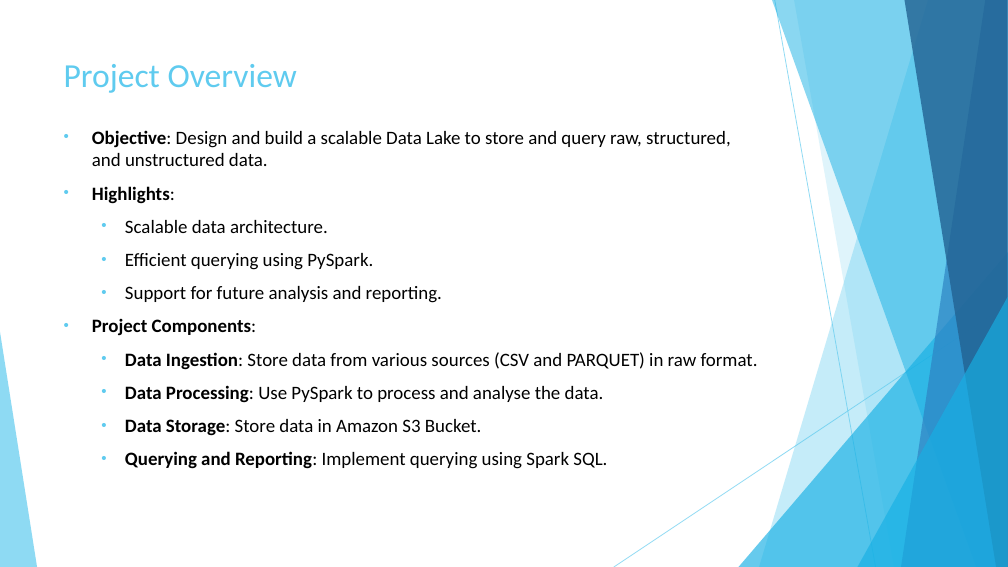
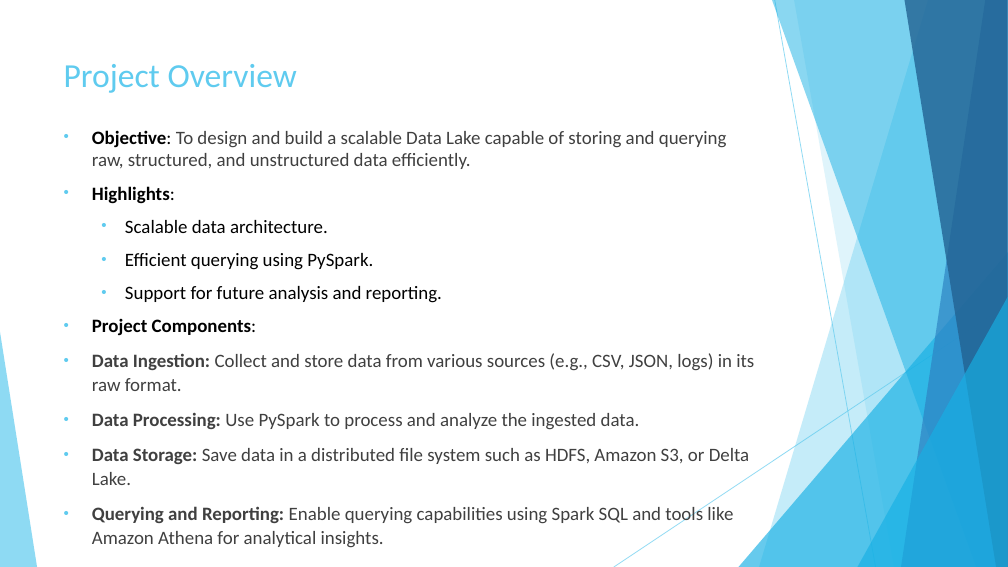
Before and after one commit to rdinesh808/Data_Lake_Construction_and_Querying_With_PySpark, a slide deck: slide 2 of Data_Lake_Construction_and_Querying_With_PySpark.pptx. Drawn at 1008x567 pixels with LibreOffice and Linux fonts; fonts in the diff are those of the drawing. Boxes give left, top, right and bottom in pixels: in the first picture for what was removed or moved away, otherwise in the second. Text is boxed around its words. In the diff, an @@ line names an element or a change of style, - is before the commit and + after.

```diff
--- a/Data_Lake_Construction_and_Querying_With_PySpark.pptx
+++ b/Data_Lake_Construction_and_Querying_With_PySpark.pptx
@@ text at (92, 130, 727, 169): text changed; text colour #000000 to #404040 @@
-• Objective: Design and build a scalable Data Lake to store and query raw, structured, and unstructured data.
+• Objective: To design and build a scalable Data Lake capable of storing and querying raw, structured, and unstructured data efficiently.
@@ text at (92, 353, 754, 525): text changed; text colour #000000 to #404040 @@
-  • Data Ingestion: Store data from various sources (CSV and PARQUET) in raw format.
-  • Data Processing: Use PySpark to process and analyse the data.
-  • Data Storage: Store data in Amazon S3 Bucket.
-  • Querying and Reporting: Implement querying using Spark SQL.
+• Data Ingestion: Collect and store data from various sources (e.g., CSV, JSON, logs) in its raw format.
+• Data Processing: Use PySpark to process and analyze the ingested data.
+• Data Storage: Save data in a distributed file system such as HDFS, Amazon S3, or Delta Lake.
+• Querying and Reporting: Enable querying capabilities using Spark SQL and tools like Amazon Athena for analytical insights.
```
Also in this commit, not shown: 7 other slides changed, 1 slide added, 1 other file.
